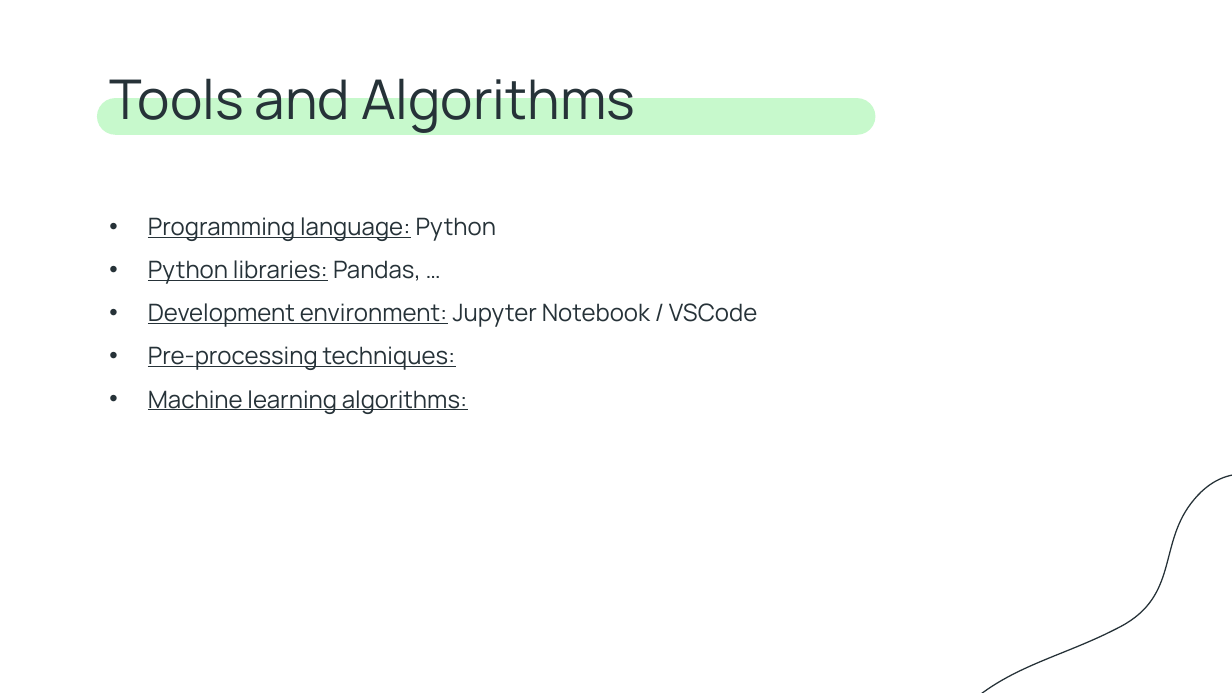
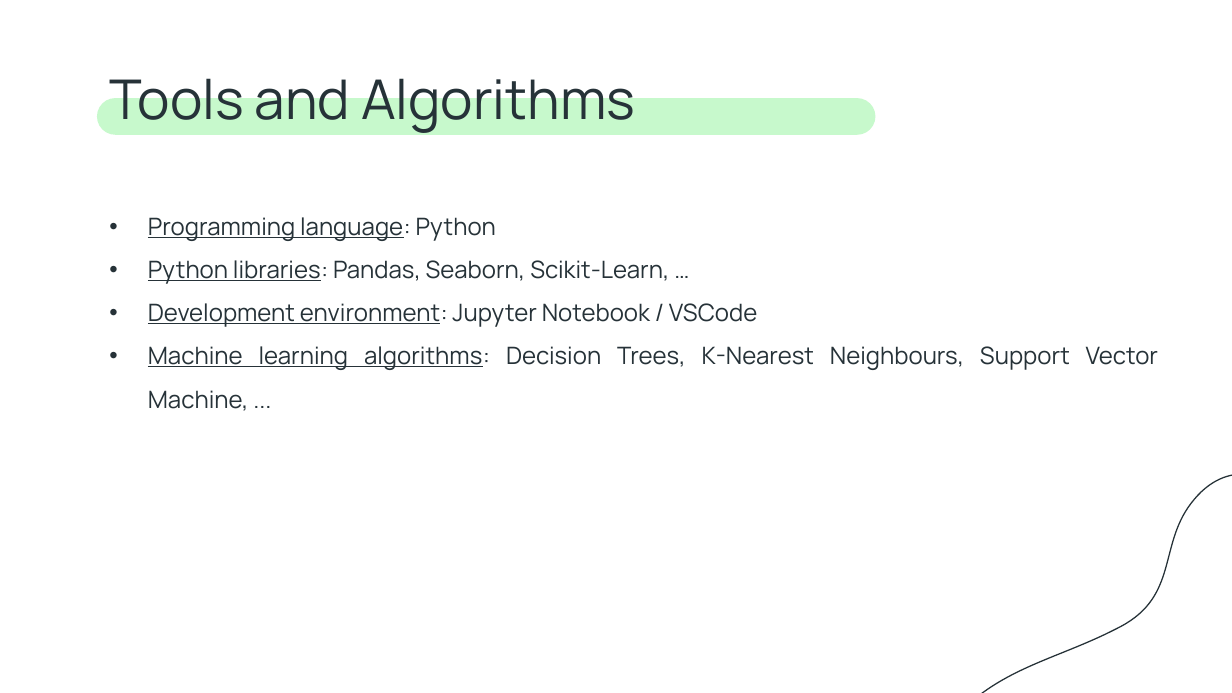
Before and after one commit to ICWeiner/FEUP-IART, a slide deck: slide 3 of Proj2/docs/IA-T10-G27-Checkpoint1.pptx. Drawn at 1232x693 pixels with LibreOffice and Linux fonts; fonts in the diff are those of the drawing. Boxes give left, top, right and bottom in pixels: in the first picture for what was removed or moved away, otherwise in the second. Text is boxed around its words. In the diff, an @@ line names an element or a change of style, - is before the commit and + after.

```diff
--- a/Proj2/docs/IA-T10-G27-Checkpoint1.pptx
+++ b/Proj2/docs/IA-T10-G27-Checkpoint1.pptx
@@ subtitle at bbox=[148, 217, 757, 327]: underline off in "language:", "environment:"; alignment left to justified @@
@@ subtitle at bbox=[148, 260, 669, 284]: text changed @@
-• Python libraries: Pandas, …
+• Python libraries: Pandas, Seaborn, Scikit-Learn, …
@@ subtitle at bbox=[148, 346, 1158, 411]: text changed @@
-• Pre-processing techniques:
-• Machine learning algorithms:
+• Machine learning algorithms: Decision Trees, K-Nearest Neighbours, Support Vector Machine, ...
```
Also in this commit, not shown: 2 other slides changed.
